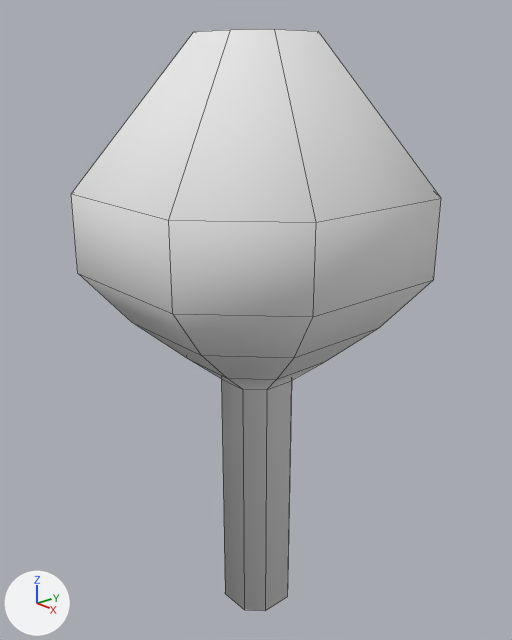
Before and after pictures for a commit that changed the Blender file avoidthebug/assets/tree.blend.
One viewpoint serves both versions: a camera (50 mm lens) standing at (3.1, -2.7, 3.48) and looking at (-0.05, 0.03, 2.0). Arrows for +X, +Y and +Z are at lower left; the lights stay in place. Mesh edges are drawn as thin lines.
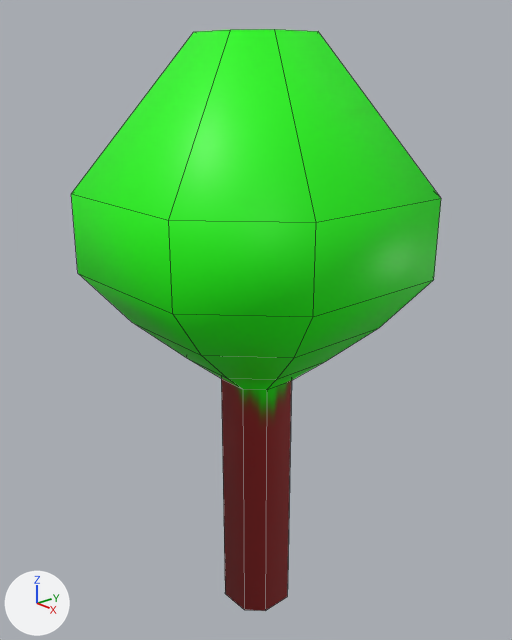
Pixel boxes [x1, y1, x2, y2] of what changed, in the pictures (512 x 640 px):
'Cube', recoloured (white to green)
    both: [71, 29, 441, 611]

Edits to the bpy script that builds the scene:
```text
Add img_untitled:
    img_untitled = load_image('Untitled', 'tree.png', 500, 500, 'sRGB')
Add mat_material_001:
    mat_material_001 = principled_material('Material.001')
    mat_material_001.texture = img_untitled
Change me_cube:
    where me_cube.from_pydata(...)  # 56 vertices, 50 faces; spans x -0.93..0.93, y -0.93..0.93, z 0.0..3.65
    remove me_cube.materials.append(mat_material)  # white #e7e7e7
    add me_cube.materials.append(mat_material_001)  # picture img_untitled
```
